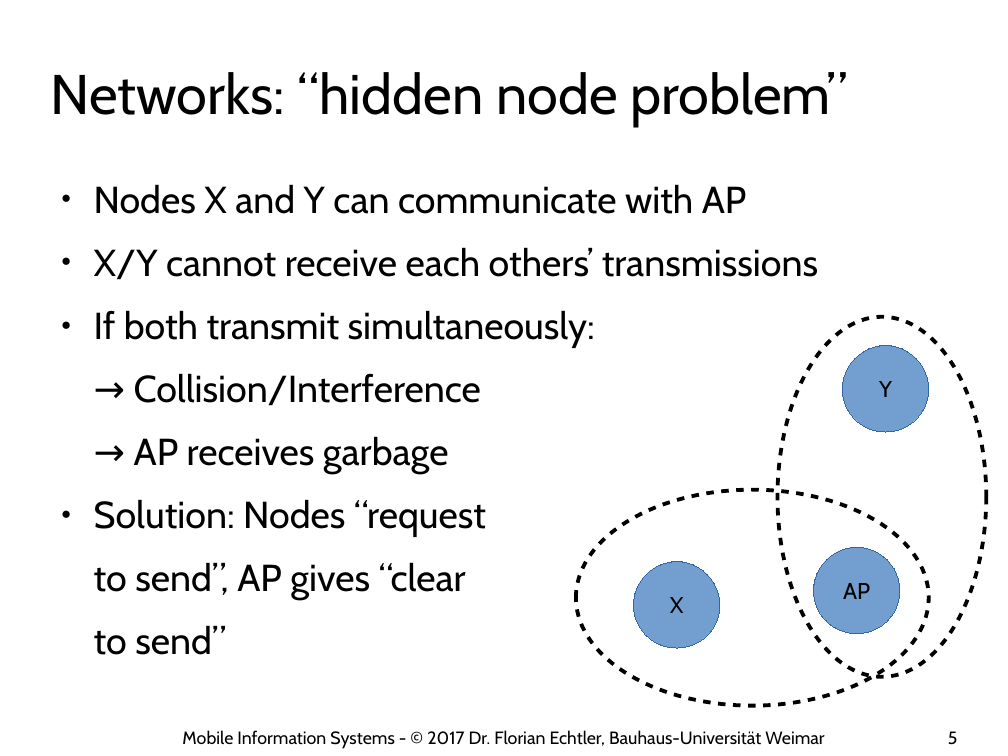
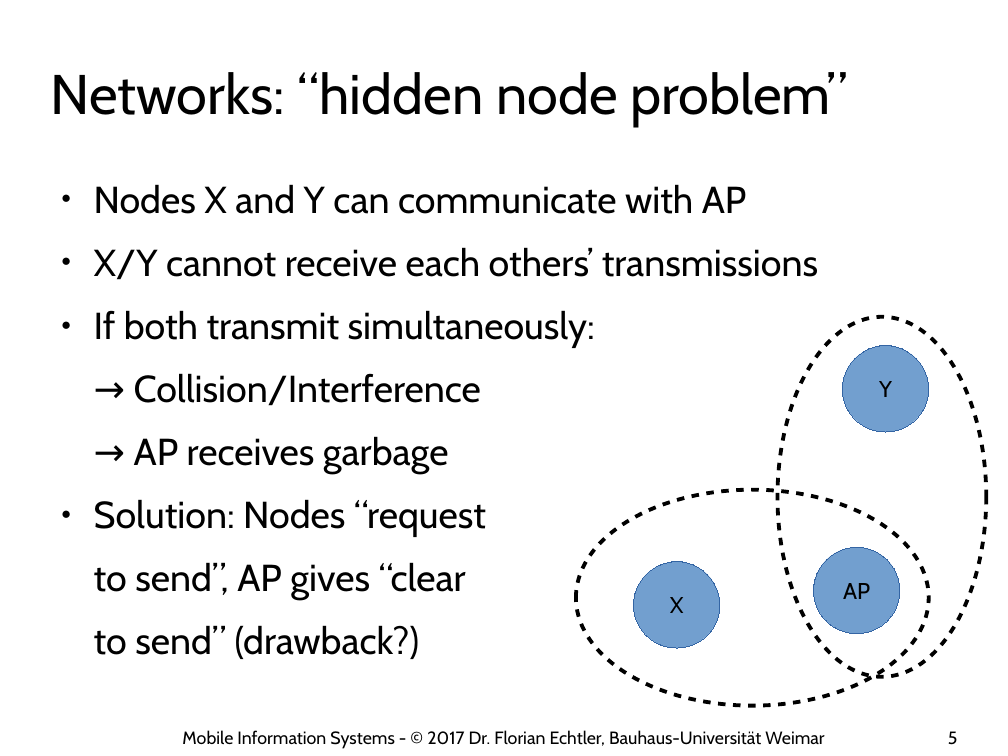
Before and after one commit to floe/mobile-information-systems, a slide deck: slide 5 of 03-networks-and-location.odp. Drawn at 1008x756 pixels with LibreOffice and Linux fonts; fonts in the diff are those of the drawing; background and template pictures are left out. Boxes give left, top, right and bottom in pixels: in the first picture for what was removed or moved away, otherwise in the second. Text is boxed around its words. In the diff, an @@ line names an element or a change of style, - is before the commit and + after.

```diff
--- a/03-networks-and-location.odp
+++ b/03-networks-and-location.odp
@@ text at (x1=94, y1=625, x2=420, y2=659): text changed @@
-to send”
+to send” (drawback?)
```
Also in this commit, not shown: 9 other slides changed, 1 other file.
